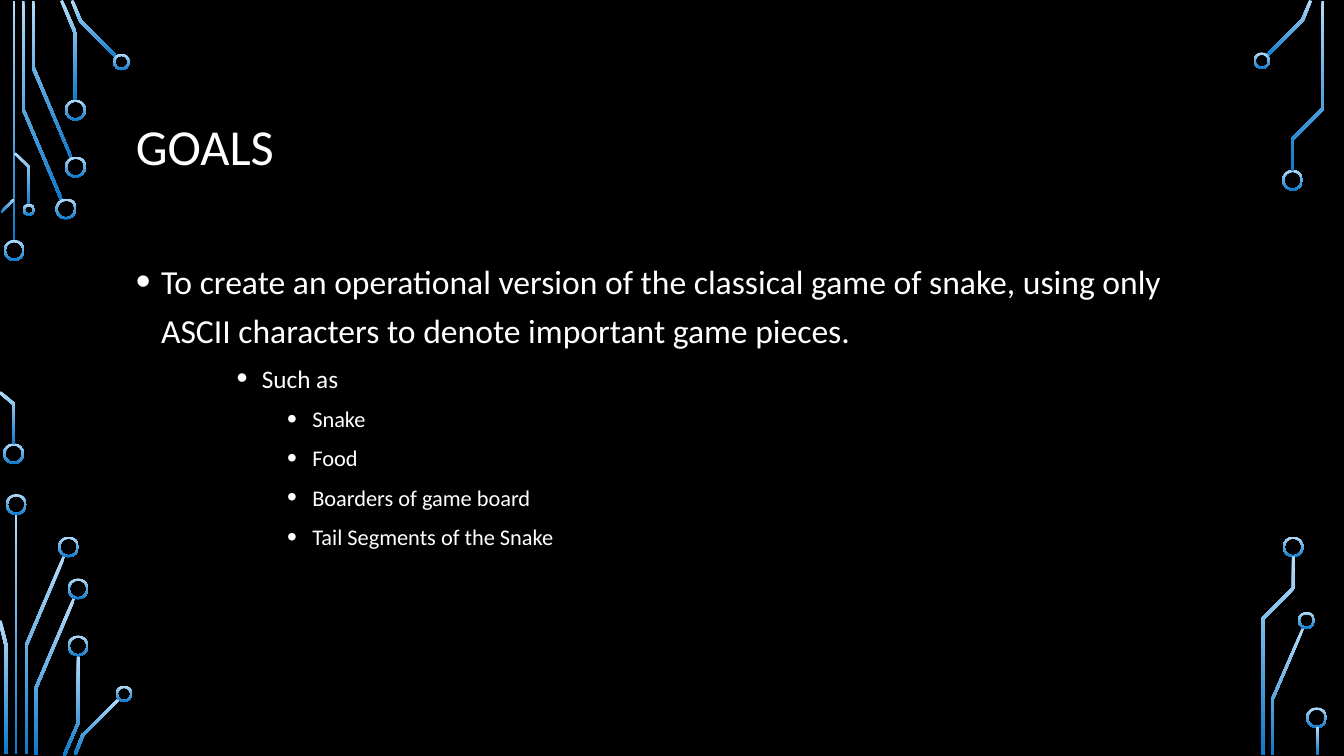
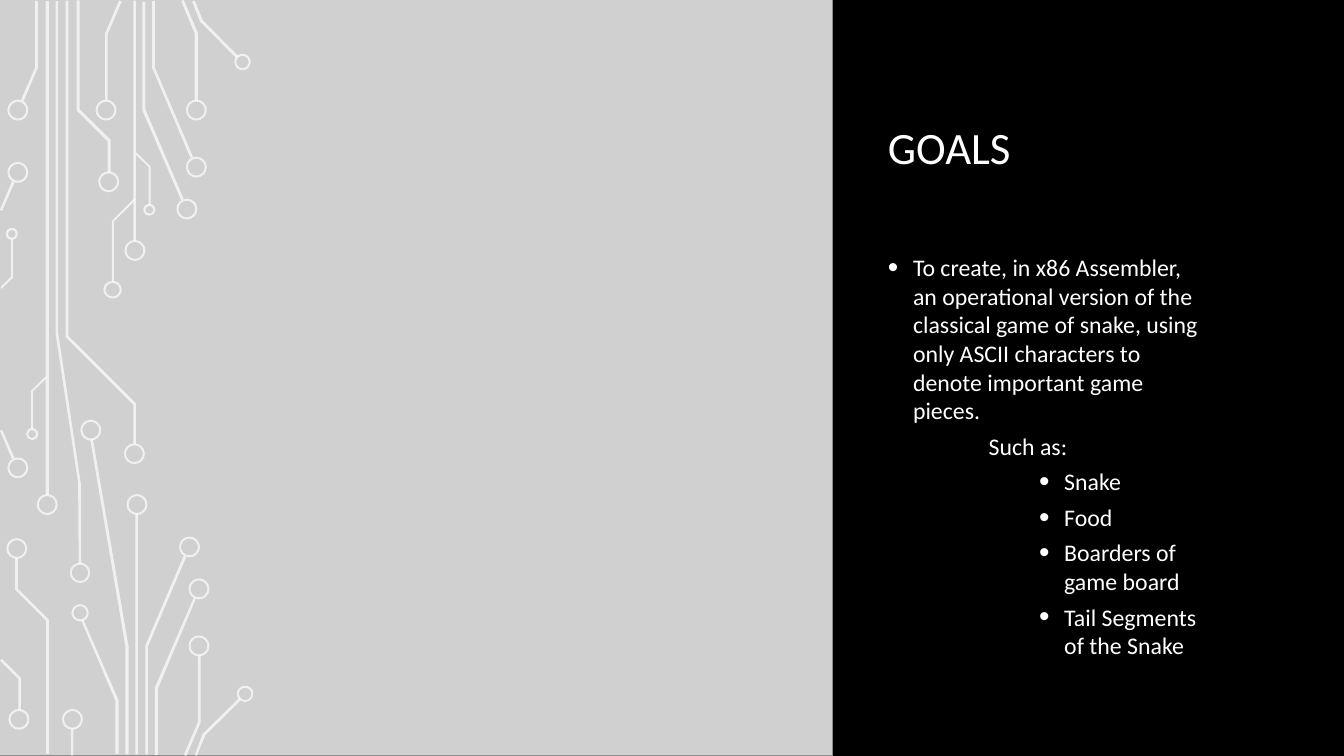
Before and after one commit to AlexBlair42/Snake-MASM, a slide deck: slide 2 of Final Project Presentation.pptx. Drawn at 1344x756 pixels with LibreOffice and Linux fonts; fonts in the diff are those of the drawing; grey boxes stand for pictures; background and template pictures are left out. Boxes give left, top, right and bottom in pixels: in the first picture for what was removed or moved away, otherwise in the second. Text is boxed around its words. In the diff, an @@ line names an element or a change of style, - is before the commit and + after.

```diff
--- a/Final Project Presentation.pptx
+++ b/Final Project Presentation.pptx
@@ rectangle added at box(0, 0, 1344, 756), fill #000000 @@
@@ picture added at box(0, 0, 833, 756) @@
@@ title "GOALS": place and size @@
-title "GOALS" at box(136, 132, 274, 166)
+title "GOALS" at box(888, 135, 1011, 165)
@@ title "GOALS" at box(888, 135, 1011, 165): size 36 to 32 pt @@
@@ text "To create, in x86 Assembler, ...": place and size @@
-text "To create, in x86 Assembler, ..." at box(161, 270, 1160, 549)
+text "To create, in x86 Assembler, ..." at box(913, 259, 1197, 654)
@@ text at box(913, 259, 1197, 455): text changed; size 24 to 17 pt @@
-• To create an operational version of the classical game of snake, using only ASCII characters to denote important game pieces.
-    • Such as
+• To create, in x86 Assembler, an operational version of the classical game of snake, using only ASCII characters to denote important game pieces.
+    Such as:
@@ text at box(1064, 473, 1197, 654): size 16 to 17 pt in "Snake", "Food", "Boarders of game board", "Tail Segments of the Snake"; line spacing 1.2 to 1 @@
@@ group added at box(0, 0, 254, 756): 50 freeform shapes, 4 rectangles @@
@@ group removed at box(1, 52, 1328, 754): 20 freeform shapes @@
```
Also in this commit, not shown: 3 other slides changed, 2 slides added, 2 slides removed, 1 other file.
